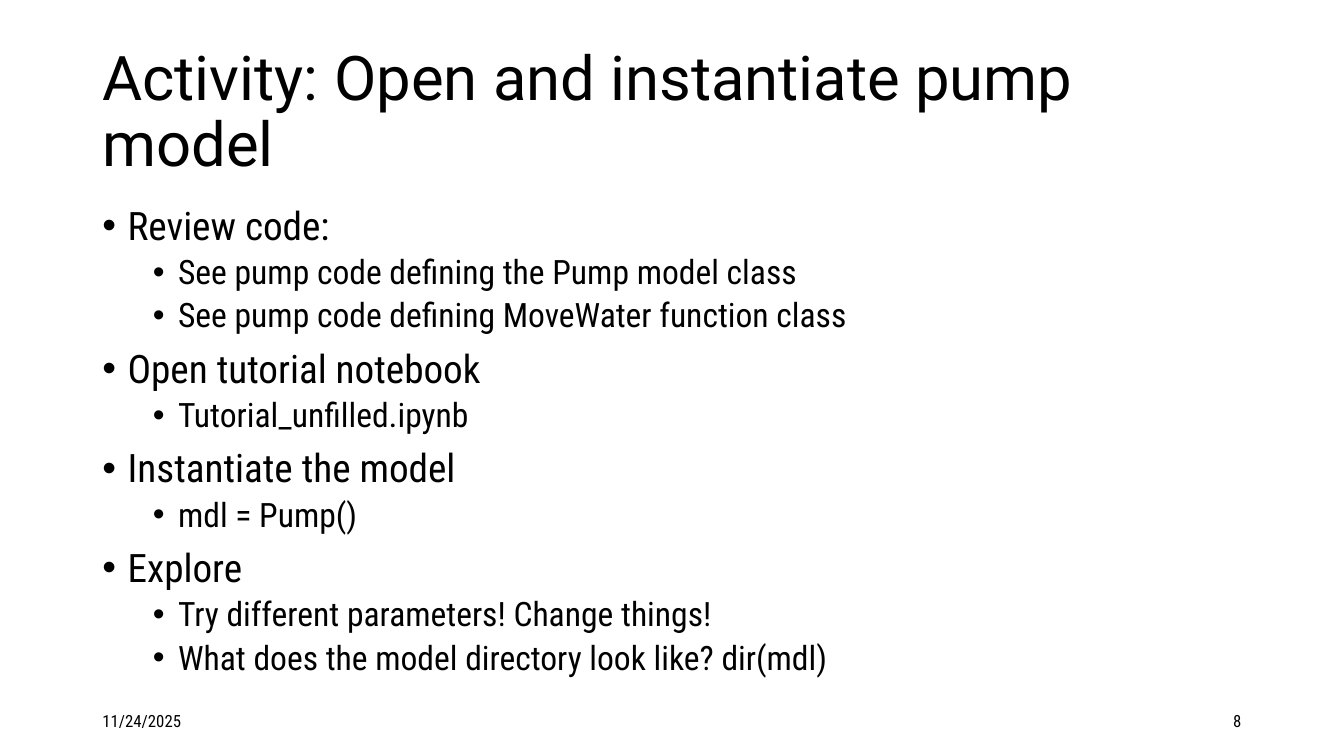
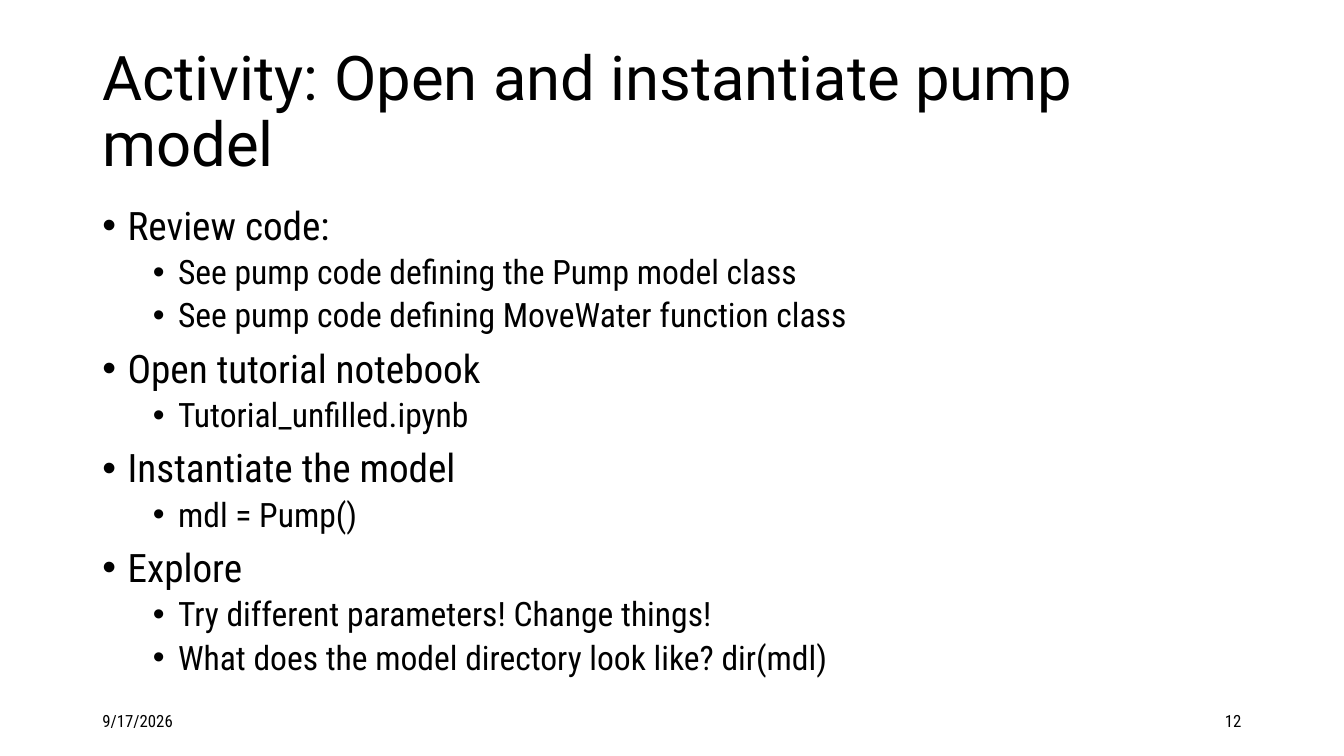
Before and after one commit to nasa/fmdtools, a slide deck: slide 12 of docs-source/figures/powerpoint/powerpoint_figures.pptx (slide 8 before the commit). Drawn at 1344x756 pixels with LibreOffice and Linux fonts; fonts in the diff are those of the drawing. Boxes give left, top, right and bottom in pixels: in the first picture for what was removed or moved away, otherwise in the second. Text is boxed around its words. In the diff, an @@ line names an element or a change of style, - is before the commit and + after.

```diff
--- a/docs-source/figures/powerpoint/powerpoint_figures.pptx
+++ b/docs-source/figures/powerpoint/powerpoint_figures.pptx
@@ text at (x1=102, y1=715, x2=172, y2=728): text changed @@
-11/24/2025
+9/17/2026
@@ page number at (x1=1225, y1=715, x2=1242, y2=727): text changed @@
-8
+12
```
Also in this commit, not shown: 3 other slides changed, 4 slides added, 8 other files.
